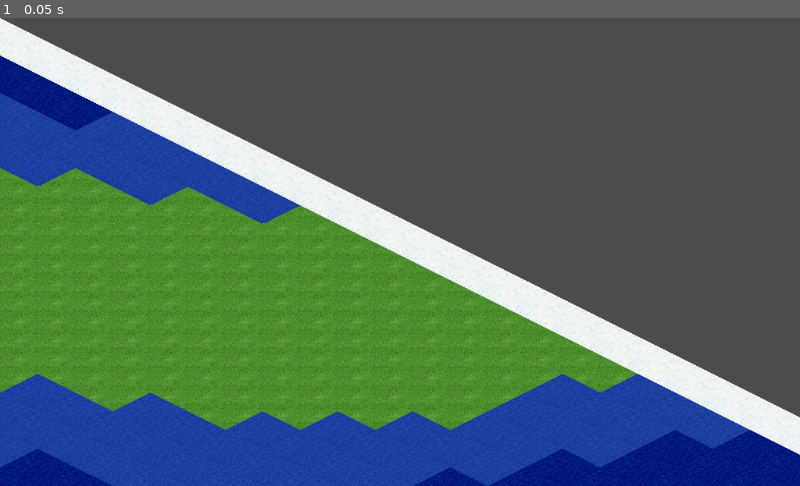
Above: before the commit, frame 1.
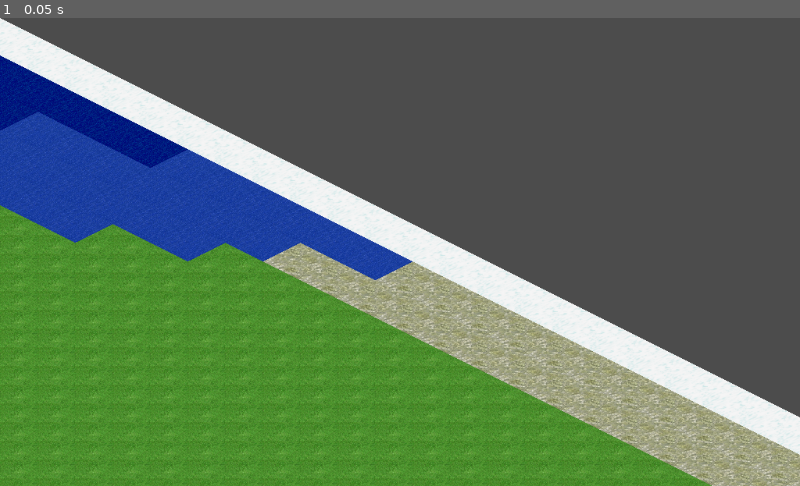
Above: after the commit, the same moment.

Repository: burdockcascade/gociv
Game: Godot game, scene res://src/Main.tscn
The game is run twice, just before and just after one commit, with the same random seed, the same clock (stepped at 60 frames per second) and the same inputs.
Inputs:
- Up to frame 1 (0.05 s): no input

The runs differ from the first frame. In frame 1, 28% of the frame differs, in the area x 0-100%, y 16-100%.

Commit message:
switched to existing ampilo2 graphics

Diff:
--- /dev/null
+++ b/assets/ampilo2/terrain.tres
@@ -0,0 +1,258 @@
+[gd_resource type="TileSet" load_steps=3 format=2]
+
+[ext_resource path="res://assets/ampilo2/terrain1.png" type="Texture" id=1]
+[ext_resource path="res://assets/ampilo2/ocean.png" type="Texture" id=2]
+
+[resource]
+0/name = "ocean.png 0"
+0/texture = ExtResource( 2 )
+0/tex_offset = Vector2( 0, 0 )
+0/modulate = Color( 1, 1, 1, 1 )
+0/region = Rect2( 384, 192, 96, 48 )
+0/tile_mode = 2
+0/autotile/icon_coordinate = Vector2( 0, 0 )
+0/autotile/tile_size = Vector2( 96, 48 )
+0/autotile/spacing = 0
+0/autotile/occluder_map = [  ]
+0/autotile/navpoly_map = [  ]
+0/autotile/priority_map = [  ]
+0/autotile/z_index_map = [  ]
+0/occluder_offset = Vector2( 0, 0 )
+0/navigation_offset = Vector2( 0, 0 )
+0/shape_offset = Vector2( 0, 0 )
+0/shape_transform = Transform2D( 1, 0, 0, 1, 0, 0 )
+0/shape_one_way = false
+0/shape_one_way_margin = 0.0
+0/shapes = [  ]
+0/z_index = 0
+1/name = "ocean.png 1"
+1/texture = ExtResource( 2 )
+1/tex_offset = Vector2( 0, 0 )
+1/modulate = Color( 1, 1, 1, 1 )
+1/region = Rect2( 768, 384, 96, 48 )
+1/tile_mode = 2
+1/autotile/icon_coordinate = Vector2( 0, 0 )
+1/autotile/tile_size = Vector2( 96, 48 )
+1/autotile/spacing = 0
+1/autotile/occluder_map = [  ]
+1/autotile/navpoly_map = [  ]
+1/autotile/priority_map = [  ]
+1/autotile/z_index_map = [  ]
+1/occluder_offset = Vector2( 0, 0 )
+1/navigation_offset = Vector2( 0, 0 )
+1/shape_offset = Vector2( 0, 0 )
+1/shape_transform = Transform2D( 1, 0, 0, 1, 0, 0 )
+1/shape_one_way = false
+1/shape_one_way_margin = 0.0
+1/shapes = [  ]
+1/z_index = 0
+2/name = "terrain1.png 2"
+2/texture = ExtResource( 1 )
+2/tex_offset = Vector2( 0, 0 )
+2/modulate = Color( 1, 1, 1, 1 )
+2/region = Rect2( 1, 1, 96, 48 )
+2/tile_mode = 2
+2/autotile/icon_coordinate = Vector2( 0, 0 )
+2/autotile/tile_size = Vector2( 96, 48 )
+2/autotile/spacing = 0
+2/autotile/occluder_map = [  ]
+2/autotile/navpoly_map = [  ]
+2/autotile/priority_map = [  ]
+2/autotile/z_index_map = [  ]
+2/occluder_offset = Vector2( 0, 0 )
+2/navigation_offset = Vector2( 0, 0 )
+2/shape_offset = Vector2( 0, 0 )
+2/shape_transform = Transform2D( 1, 0, 0, 1, 0, 0 )
+2/shape_one_way = false
+2/shape_one_way_margin = 0.0
+2/shapes = [  ]
+2/z_index = 0
+3/name = "terrain1.png 3"
+3/texture = ExtResource( 1 )
+3/tex_offset = Vector2( 0, 0 )
+3/modulate = Color( 1, 1, 1, 1 )
+3/region = Rect2( 1, 50, 96, 48 )
+3/tile_mode = 2
+3/autotile/icon_coordinate = Vector2( 0, 0 )
+3/autotile/tile_size = Vector2( 96, 48 )
+3/autotile/spacing = 1
+3/autotile/occluder_map = [  ]
+3/autotile/navpoly_map = [  ]
+3/autotile/priority_map = [  ]
+3/autotile/z_index_map = [  ]
+3/occluder_offset = Vector2( 0, 0 )
+3/navigation_offset = Vector2( 0, 0 )
+3/shape_offset = Vector2( 0, 0 )
+3/shape_transform = Transform2D( 1, 0, 0, 1, 0, 0 )
+3/shape_one_way = false
+3/shape_one_way_margin = 0.0
+3/shapes = [  ]
+3/z_index = 0
+4/name = "terrain1.png 4"
+4/texture = ExtResource( 1 )
+4/tex_offset = Vector2( 0, 0 )
+4/modulate = Color( 1, 1, 1, 1 )
+4/region = Rect2( 1, 99, 96, 48 )
+4/tile_mode = 2
+4/autotile/icon_coordinate = Vector2( 0, 0 )
+4/autotile/tile_size = Vector2( 96, 48 )
+4/autotile/spacing = 1
+4/autotile/occluder_map = [  ]
+4/autotile/navpoly_map = [  ]
+4/autotile/priority_map = [  ]
+4/autotile/z_index_map = [  ]
+4/occluder_offset = Vector2( 0, 0 )
+4/navigation_offset = Vector2( 0, 0 )
+4/shape_offset = Vector2( 0, 0 )
+4/shape_transform = Transform2D( 1, 0, 0, 1, 0, 0 )
+4/shape_one_way = false
+4/shape_one_way_margin = 0.0
+4/shapes = [  ]
+4/z_index = 0
+5/name = "terrain1.png 5"
+5/texture = ExtResource( 1 )
+5/tex_offset = Vector2( 0, 0 )
+5/modulate = Color( 1, 1, 1, 1 )
+5/region = Rect2( 1, 148, 96, 48 )
+5/tile_mode = 2
+5/autotile/icon_coordinate = Vector2( 0, 0 )
+5/autotile/tile_size = Vector2( 96, 48 )
+5/autotile/spacing = 1
+5/autotile/occluder_map = [  ]
+5/autotile/navpoly_map = [  ]
+5/autotile/priority_map = [  ]
+5/autotile/z_index_map = [  ]
+5/occluder_offset = Vector2( 0, 0 )
+5/navigation_offset = Vector2( 0, 0 )
+5/shape_offset = Vector2( 0, 0 )
+5/shape_transform = Transform2D( 1, 0, 0, 1, 0, 0 )
+5/shape_one_way = false
+5/shape_one_way_margin = 0.0
+5/shapes = [  ]
+5/z_index = 0
+6/name = "terrain1.png 6"
+6/texture = ExtResource( 1 )
+6/tex_offset = Vector2( 0, 0 )
+6/modulate = Color( 1, 1, 1, 1 )
+6/region = Rect2( 1, 197, 96, 48 )
+6/tile_mode = 2
+6/autotile/icon_coordinate = Vector2( 0, 0 )
+6/autotile/tile_size = Vector2( 96, 48 )
+6/autotile/spacing = 1
+6/autotile/occluder_map = [  ]
+6/autotile/navpoly_map = [  ]
+6/autotile/priority_map = [  ]
+6/autotile/z_index_map = [  ]
+6/occluder_offset = Vector2( 0, 0 )
+6/navigation_offset = Vector2( 0, 0 )
+6/shape_offset = Vector2( 0, 0 )
+6/shape_transform = Transform2D( 1, 0, 0, 1, 0, 0 )
+6/shape_one_way = false
+6/shape_one_way_margin = 0.0
+6/shapes = [  ]
+6/z_index = 0
+7/name = "terrain1.png 7"
+7/texture = ExtResource( 1 )
+7/tex_offset = Vector2( 0, 0 )
+7/modulate = Color( 1, 1, 1, 1 )
+7/region = Rect2( 1, 246, 96, 48 )
+7/tile_mode = 2
+7/autotile/icon_coordinate = Vector2( 0, 0 )
+7/autotile/tile_size = Vector2( 96, 48 )
+7/autotile/spacing = 1
+7/autotile/occluder_map = [  ]
+7/autotile/navpoly_map = [  ]
+7/autotile/priority_map = [  ]
+7/autotile/z_index_map = [  ]
+7/occluder_offset = Vector2( 0, 0 )
+7/navigation_offset = Vector2( 0, 0 )
+7/shape_offset = Vector2( 0, 0 )
+7/shape_transform = Transform2D( 1, 0, 0, 1, 0, 0 )
+7/shape_one_way = false
+7/shape_one_way_margin = 0.0
+7/shapes = [  ]
+7/z_index = 0
+8/name = "terrain1.png 8"
+8/texture = ExtResource( 1 )
+8/tex_offset = Vector2( 0, 0 )
+8/modulate = Color( 1, 1, 1, 1 )
+8/region = Rect2( 1, 295, 96, 48 )
+8/tile_mode = 2
+8/autotile/icon_coordinate = Vector2( 0, 0 )
+8/autotile/tile_size = Vector2( 96, 48 )
+8/autotile/spacing = 1
+8/autotile/occluder_map = [  ]
+8/autotile/navpoly_map = [  ]
+8/autotile/priority_map = [  ]
+8/autotile/z_index_map = [  ]
+8/occluder_offset = Vector2( 0, 0 )
+8/navigation_offset = Vector2( 0, 0 )
+8/shape_offset = Vector2( 0, 0 )
+8/shape_transform = Transform2D( 1, 0, 0, 1, 0, 0 )
+8/shape_one_way = false
+8/shape_one_way_margin = 0.0
+8/shapes = [  ]
+8/z_index = 0
+9/name = "terrain1.png 9"
+9/texture = ExtResource( 1 )
+9/tex_offset = Vector2( 0, 0 )
+9/modulate = Color( 1, 1, 1, 1 )
+9/region = Rect2( 1, 344, 96, 48 )
+9/tile_mode = 2
+9/autotile/icon_coordinate = Vector2( 0, 0 )
+9/autotile/tile_size = Vector2( 96, 48 )
+9/autotile/spacing = 1
+9/autotile/occluder_map = [  ]
+9/autotile/navpoly_map = [  ]
+9/autotile/priority_map = [  ]
+9/autotile/z_index_map = [  ]
+9/occluder_offset = Vector2( 0, 0 )
+9/navigation_offset = Vector2( 0, 0 )
+9/shape_offset = Vector2( 0, 0 )
+9/shape_transform = Transform2D( 1, 0, 0, 1, 0, 0 )
+9/shape_one_way = false
+9/shape_one_way_margin = 0.0
+9/shapes = [  ]
+9/z_index = 0
+10/name = "terrain1.png 10"
+10/texture = ExtResource( 1 )
+10/tex_offset = Vector2( 0, 0 )
+10/modulate = Color( 1, 1, 1, 1 )
+10/region = Rect2( 1, 393, 96, 48 )
+10/tile_mode = 2
+10/autotile/icon_coordinate = Vector2( 0, 0 )
+10/autotile/tile_size = Vector2( 96, 48 )
+10/autotile/spacing = 1
+10/autotile/occluder_map = [  ]
+10/autotile/navpoly_map = [  ]
+10/autotile/priority_map = [  ]
+10/autotile/z_index_map = [  ]
+10/occluder_offset = Vector2( 0, 0 )
+10/navigation_offset = Vector2( 0, 0 )
+10/shape_offset = Vector2( 0, 0 )
+10/shape_transform = Transform2D( 1, 0, 0, 1, 0, 0 )
+10/shape_one_way = false
+10/shape_one_way_margin = 0.0
+10/shapes = [  ]
+10/z_index = 0
+11/name = "terrain1.png 11"
+11/texture = ExtResource( 1 )
+11/tex_offset = Vector2( 0, 0 )
+11/modulate = Color( 1, 1, 1, 1 )
+11/region = Rect2( 1, 442, 96, 48 )
+11/tile_mode = 2
+11/autotile/icon_coordinate = Vector2( 0, 0 )
+11/autotile/tile_size = Vector2( 96, 48 )
+11/autotile/spacing = 1
+11/autotile/occluder_map = [  ]
+11/autotile/navpoly_map = [  ]
+11/autotile/priority_map = [  ]
+11/autotile/z_index_map = [  ]
+11/occluder_offset = Vector2( 0, 0 )
+11/navigation_offset = Vector2( 0, 0 )
+11/shape_offset = Vector2( 0, 0 )
+11/shape_transform = Transform2D( 1, 0, 0, 1, 0, 0 )
+11/shape_one_way = false
+11/shape_one_way_margin = 0.0
+11/shapes = [  ]
+11/z_index = 0
--- a/project.godot
+++ b/project.godot
@@ -15,7 +15,7 @@
 
 [editor_plugins]
 
-enabled=PoolStringArray( "res://addons/codeandweb.texturepacker/plugin.cfg" )
+enabled=PoolStringArray(  )
 
 [physics]
 
--- a/src/Main.tscn
+++ b/src/Main.tscn
@@ -1,7 +1,7 @@
 [gd_scene load_steps=5 format=2]
 
 [ext_resource path="res://src/Main.gd" type="Script" id=1]
-[ext_resource path="res://assets/tilesets/terrain.tres" type="TileSet" id=2]
+[ext_resource path="res://assets/ampilo2/terrain.tres" type="TileSet" id=2]
 [ext_resource path="res://src/MainCamera.gd" type="Script" id=4]
 [ext_resource path="res://src/World.gd" type="Script" id=5]
 
--- a/src/World.gd
+++ b/src/World.gd
@@ -5,19 +5,18 @@
 
 enum TILE {
 
+	SHALLOW_OCEAN,
+	DEEP_OCEAN,
 	DESERT,
-	BLACK,
+	PLAINS,
 	GRASSLAND,
-	PLAINS,
+	FOREST,
+	HILLS,
 	MOUNTAINS,
-	SHALLOW_OCEAN,
-	HILLS,
 	TUNDRA,
 	ARCTIC,
 	SWAMP,
-	DEEP_OCEAN,
 	JUNGLE,
-	FOREST,
 
 }
 
@@ -38,7 +37,7 @@
 	# Noise Configure
 	noise.seed = randi()
 	noise.octaves = 1
-	noise.period = 15.0
+	noise.period = 20.0
 	noise.persistence = 2
 
 	generate_terrain(Vector2(128, 128))
@@ -46,7 +45,7 @@
 
 func generate_terrain(dim):
 
-	# set ocean
+	# set terrain
 	for x in dim.x:
 		for y in dim.y:
 
@@ -54,14 +53,27 @@
 			var n = int(abs(4 * noise.get_noise_2d(x, y)))
 			var t = tile_height.get(n)
 
-			if (x < 2 or x > dim.x-2) and n > 1:
+			# Set Terrain Wrap
+			if (x == 0 or x == dim.x-1) and n > 1:
 				t = TILE.SHALLOW_OCEAN
 
-			# set tile
+			# set tundra
+			if (y < 3 or y > dim.x-3) and tile_is_land(t):
+				t = TILE.TUNDRA
+
+			# set terrain
 			terrain.set_cell(x, y, t)
+
+			# set resources
 
 
 	# set ice caps
 	for x in dim.x:
 		terrain.set_cell(x, 0, TILE.ARCTIC)
 		terrain.set_cell(x, dim.y, TILE.ARCTIC)
+
+func tile_is_ocean(t) -> bool:
+	return t == TILE.DEEP_OCEAN or t == TILE.SHALLOW_OCEAN
+
+func tile_is_land(t) -> bool:
+	return !tile_is_ocean(t)
Binary file added: assets/ampilo2/ocean.png
Not shown, added: assets/ampilo2/ocean.png.import
Binary file added: assets/ampilo2/terrain1.png
Not shown, added: assets/ampilo2/terrain1.png.import
